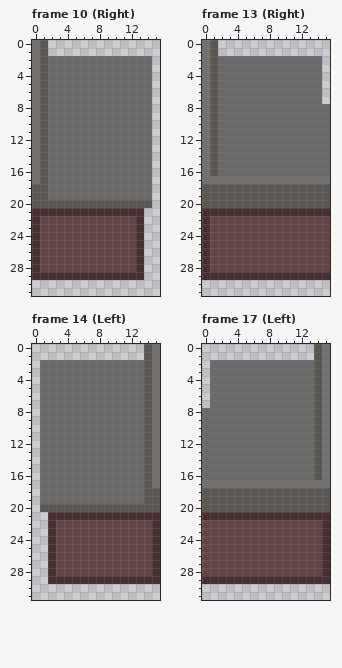
Two versions of one pixel-art file, art/counters.aseprite. Above: the version before the commit.
16x32 pixels, 26 frames. Shown: frame 10 (Right), frame 13 (Right), frame 14 (Left), frame 17 (Left).
Once edited:
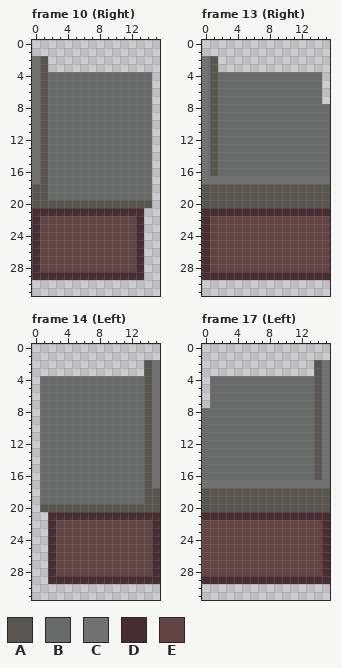
Palette (. is transparent): A #595652  B #696a6a  C #717171  D #482d32  E #614443
Diff:
Frame 10 (Right):
y 0..1: x 0..1 CA -> ..
y 2..3: x 2..14 BBBBBBBBBBBBB -> .............
Frame 13 (Right): the same change as frame 10 (Right)
Frame 14 (Left):
y 0..1: x 14..15 AC -> ..
y 2..3: x 1..13 BBBBBBBBBBBBB -> .............
Frame 17 (Left): the same change as frame 14 (Left)
Changed places in both pictures, as pixel boxes (x1, y1, x2, y2):
erased: (32, 40, 152, 72)
erased: (202, 40, 322, 72)
erased: (40, 344, 160, 376)
erased: (210, 344, 330, 376)
